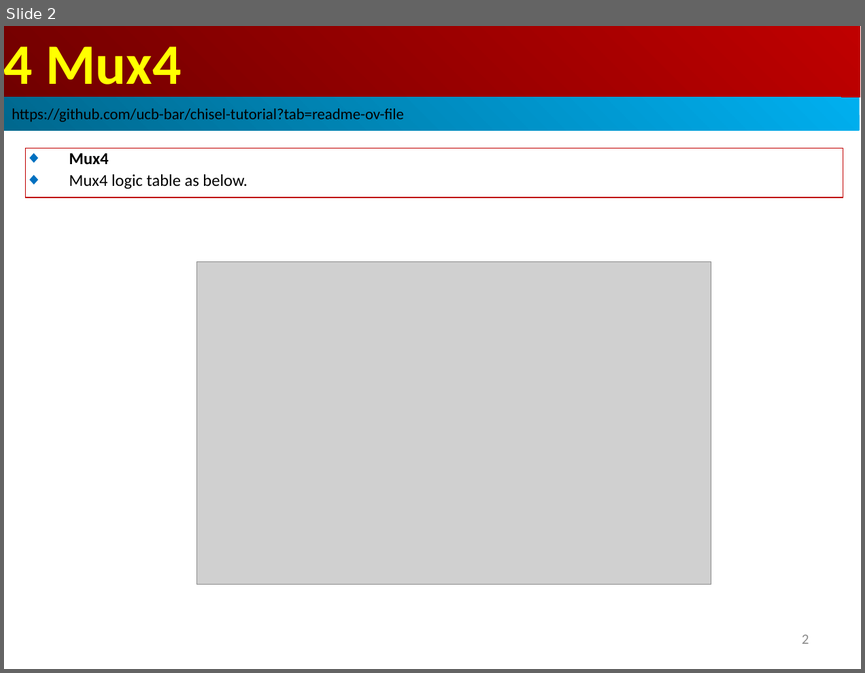
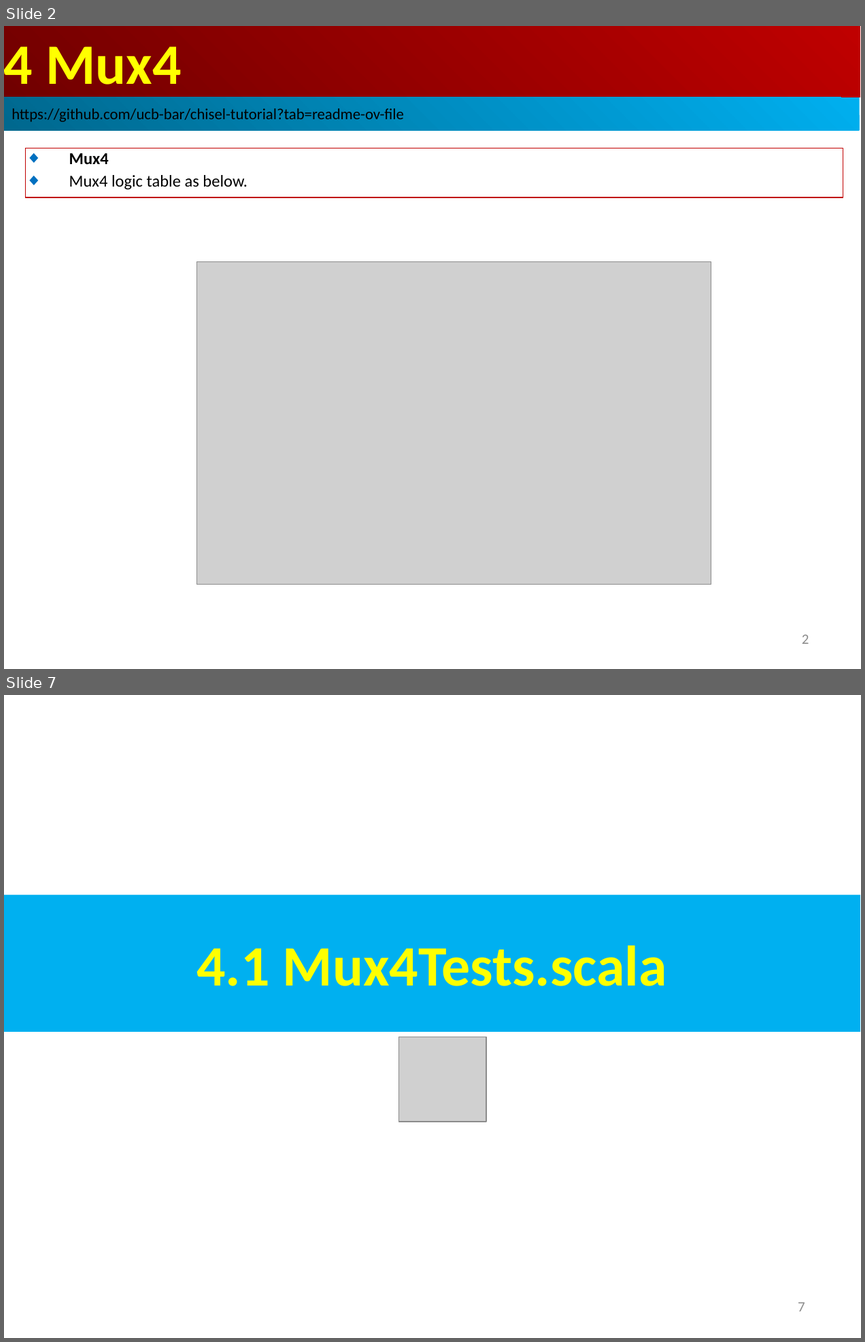
Before and after one commit to peterhchen/AIU_CS800_Chisel, a slide deck: 600_UCB_Chisel/004_Mux4/000_Video/004_Mux4.ppt. Shown one above the other, each under a label of ours: slide 2 before the commit, slides 2 and 7 after it; the slides between them are not shown. The pictures are 865x673 and 865x1342 pixels, drawn with LibreOffice and Linux fonts; fonts in the diff are those of the drawing; grey boxes stand for pictures. Boxes give left, top, right and bottom in pixels: in the first picture for what was removed or moved away, otherwise in the second. Text is boxed around its words. In the diff, an @@ line names an element or a change of style, - is before the commit and + after.

```diff
--- a/600_UCB_Chisel/004_Mux4/000_Video/004_Mux4.ppt
+++ b/600_UCB_Chisel/004_Mux4/000_Video/004_Mux4.ppt
@@ slide 7 added at (4, 695, 861, 1338), background #FFFFFF @@
@@ rectangle added at (4, 895, 860, 1032), fill #00B0F0, 48 pt, text #FFFF00, bold @@
+4.1 Mux4Tests.scala
@@ picture added at (399, 1037, 486, 1121) @@
@@ page number added at (798, 1302, 805, 1311), 12 pt, text #8B8B8B @@
+7
```
Also in this commit, not shown: 7 other slides added.
